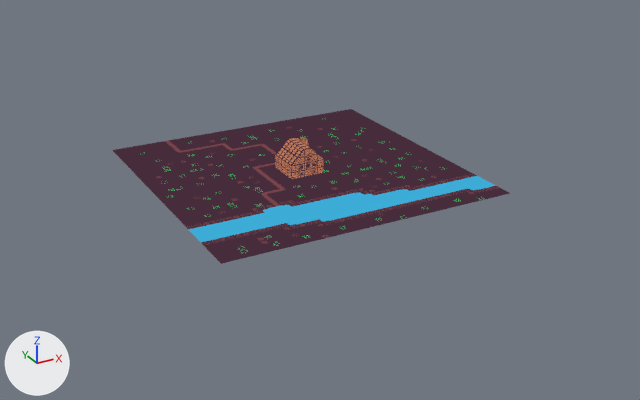
The Blender file Assets/Models/LumberjackVsMonsters.blend as it was, and as the next commit left it.
Camera for both pictures: a camera (50 mm lens) standing at (-53.5, -102.8, 45.9) and looking at (1.3, -3.2, -3.9). The lights are fixed; the arrows at lower left show +X, +Y and +Z.

The first picture shows 'House', 'Terrain'.
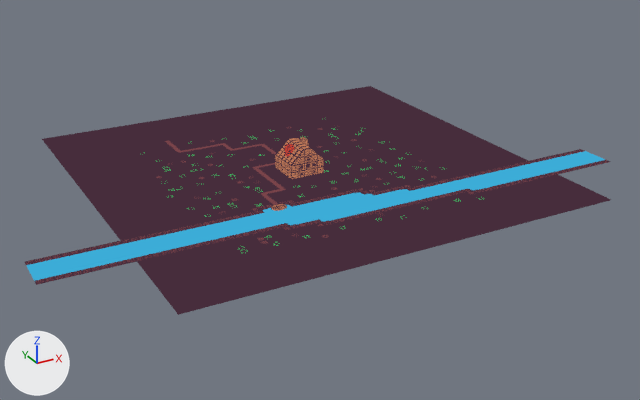
Where the change shows, as pixel boxes [x1, y1, x2, y2] in the pictures (640 x 400 px):
'Boat', added
    after: [25, 86, 611, 315]

The change, as a list of edits to the scene's bpy script:
```text
Add me_plane_005:
    me_plane_005.from_pydata(...)  # 885 vertices, 724 faces; spans x -38.5..41.5, y -29.0..30.0, z -4.0..-3.5
    me_plane_005.materials.append(mat_colored_packed)
Add ob_boat:
    ob_boat = bpy.data.objects.new('Boat', me_plane_005)
    ob_boat.location = (-1.5, 0.0, 4.0)
```
